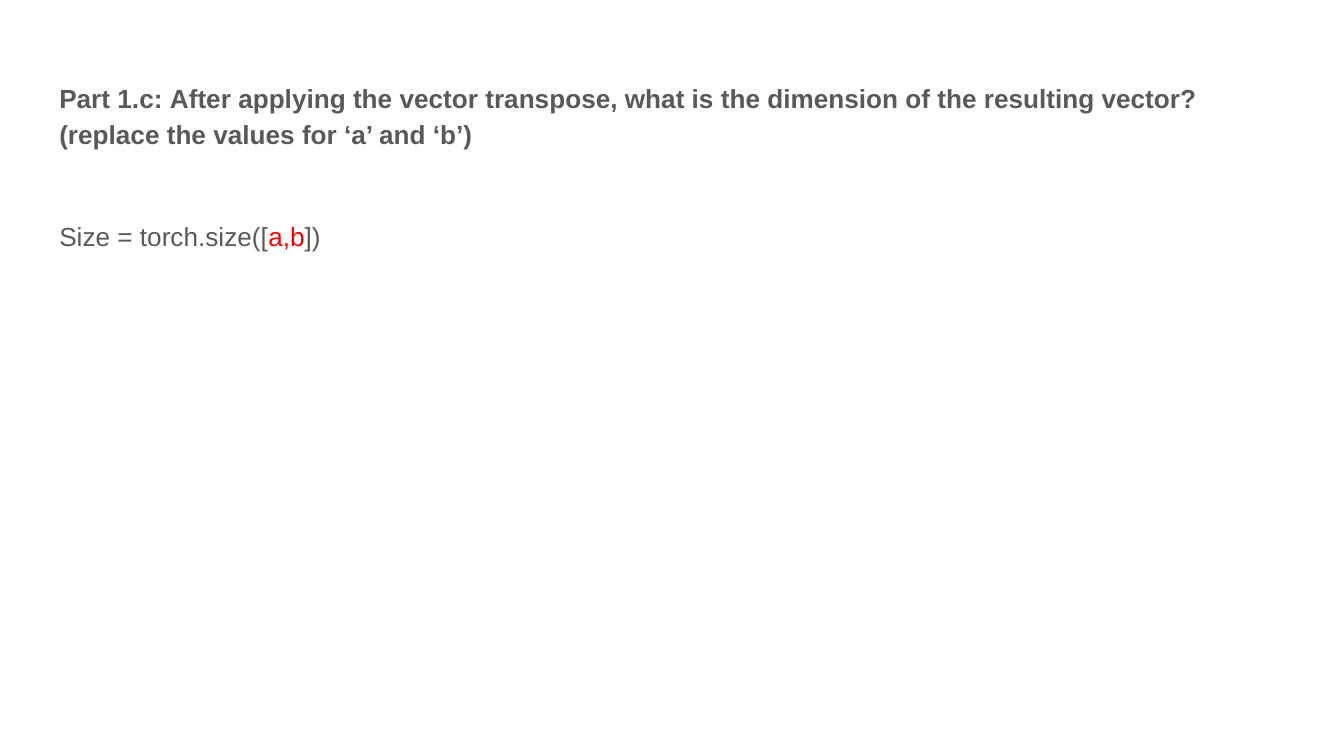
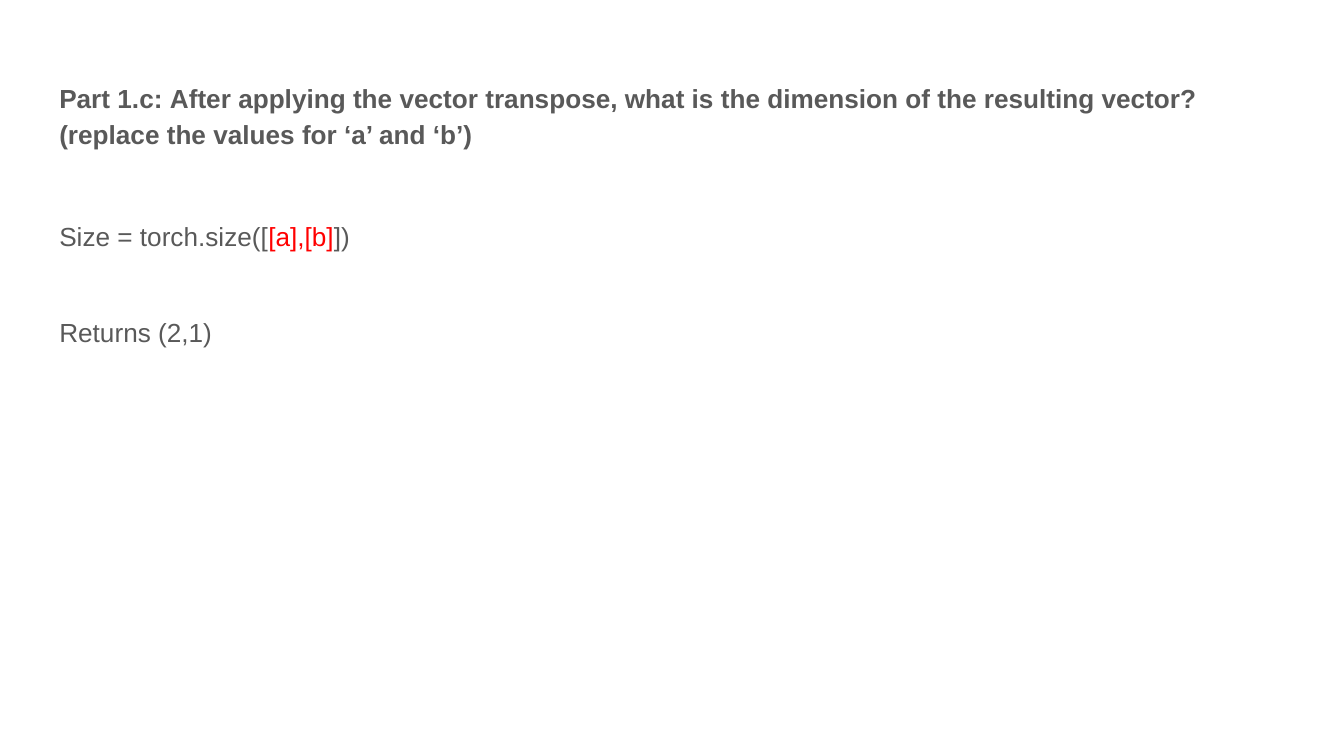
Before and after one commit to AaronLopes/vision-projs, a slide deck: slide 5 of proj0_release/proj0_template.pptx. Drawn at 1344x756 pixels with LibreOffice and Linux fonts; fonts in the diff are those of the drawing. Boxes give left, top, right and bottom in pixels: in the first picture for what was removed or moved away, otherwise in the second. Text is boxed around its words. In the diff, an @@ line names an element or a change of style, - is before the commit and + after.

```diff
--- a/proj0_release/proj0_template.pptx
+++ b/proj0_release/proj0_template.pptx
@@ text at [59, 227, 350, 348]: text changed @@
-Size = torch.size([a,b])
+Size = torch.size([[a],[b]])
+Returns (2,1)
```
Also in this commit, not shown: 7 other slides changed, 5 other files.
